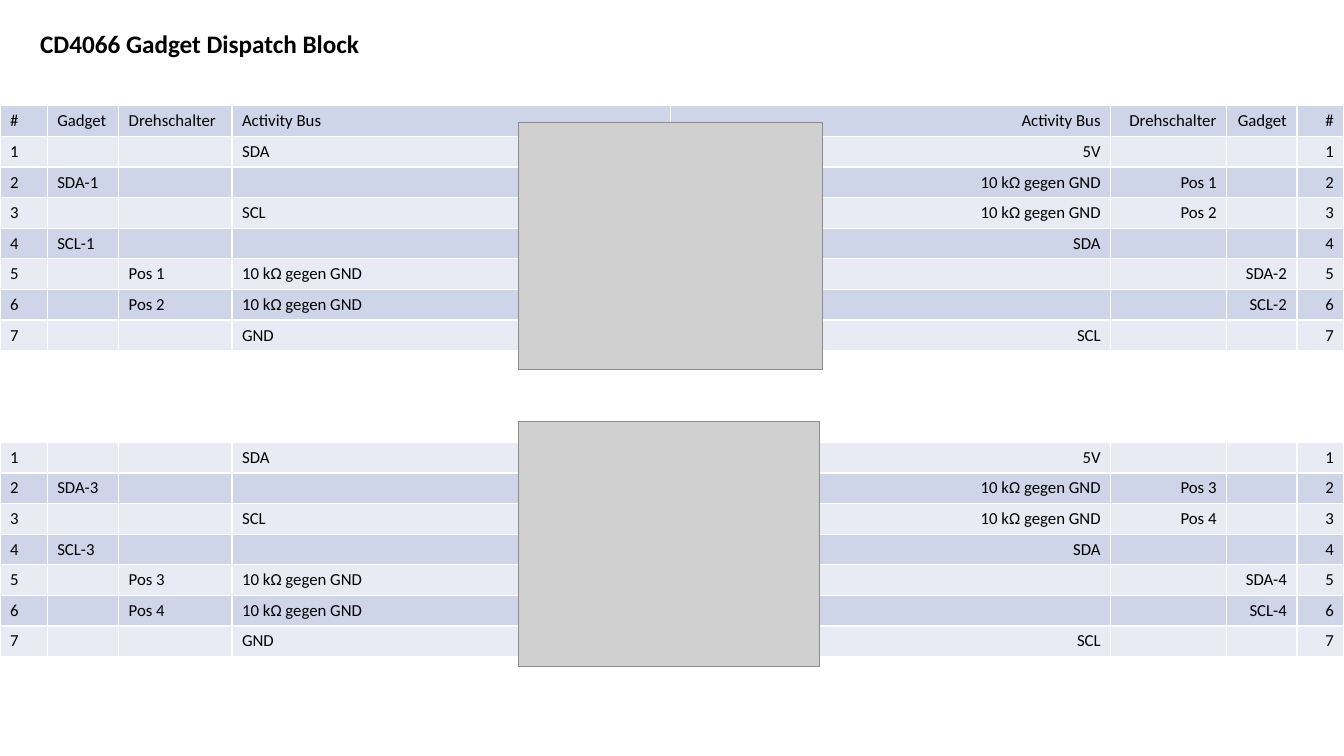
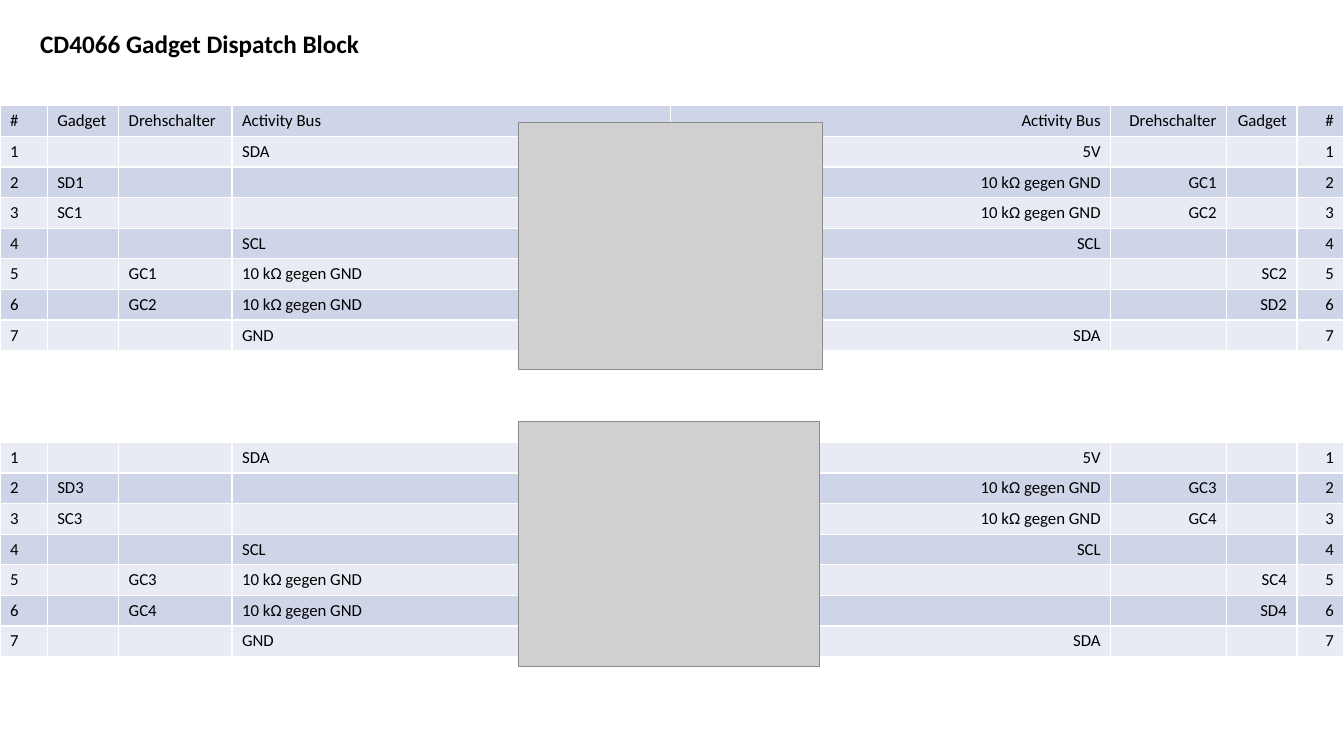
Before and after one commit to jeskes/activityboard, a slide deck: slide 9 of Activityboard.pptx. Drawn at 1344x756 pixels with LibreOffice and Linux fonts; fonts in the diff are those of the drawing; grey boxes stand for pictures. Boxes give left, top, right and bottom in pixels: in the first picture for what was removed or moved away, otherwise in the second. Text is boxed around its words. In the diff, an @@ line names an element or a change of style, - is before the commit and + after.

```diff
--- a/Activityboard.pptx
+++ b/Activityboard.pptx
@@ table at <box>0,106,1344,650</box> @@
-row 3, column 2: SDA-1
+row 3, column 2: SD1
-row 3, column 6: Pos 1
+row 3, column 6: GC1
-row 4: 3 |  |  | SCL | 10 kΩ gegen GND | Pos 2 |  | 3
+row 4: 3 | SC1 |  |  | 10 kΩ gegen GND | GC2 |  | 3
-row 5: 4 | SCL-1 |  |  | SDA |  |  | 4
+row 5: 4 |  |  | SCL | SCL |  |  | 4
-row 6, column 3: Pos 1
+row 6, column 3: GC1
-row 6, column 7: SDA-2
+row 6, column 7: SC2
-row 7, column 3: Pos 2
+row 7, column 3: GC2
-row 7, column 7: SCL-2
+row 7, column 7: SD2
-row 8, column 5: SCL
+row 8, column 5: SDA
-row 13, column 2: SDA-3
+row 13, column 2: SD3
-row 13, column 6: Pos 3
+row 13, column 6: GC3
-row 14: 3 |  |  | SCL | 10 kΩ gegen GND | Pos 4 |  | 3
+row 14: 3 | SC3 |  |  | 10 kΩ gegen GND | GC4 |  | 3
-row 15: 4 | SCL-3 |  |  | SDA |  |  | 4
+row 15: 4 |  |  | SCL | SCL |  |  | 4
-row 16, column 3: Pos 3
+row 16, column 3: GC3
-row 16, column 7: SDA-4
+row 16, column 7: SC4
-row 17, column 3: Pos 4
+row 17, column 3: GC4
-row 17, column 7: SCL-4
+row 17, column 7: SD4
-row 18, column 5: SCL
+row 18, column 5: SDA
```
Also in this commit, not shown: 1 slide added, 14 other files.
